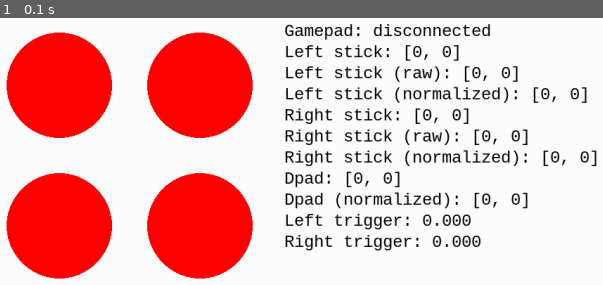
Above: before the commit, frame 1.
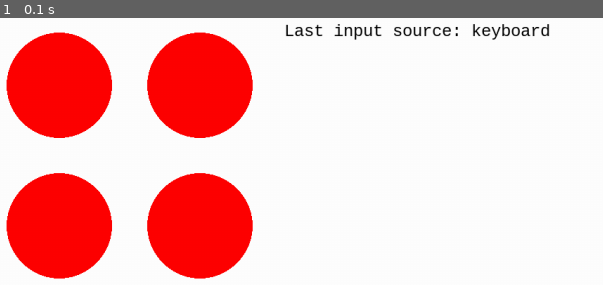
Above: after the commit, the same moment.

Repository: JustASideQuestNPC/pygame-platformer
Game: pygame game, started from main.py
The game is run twice, just before and just after one commit, with the same random seed, the same clock (stepped at 60 frames per second) and the same inputs.
Inputs:
- Up to frame 1 (0.1 s): no input

The runs differ from the first frame. In frame 1, 7.4% of the frame differs, in the area x 47-100%, y 2-88%.

Commit message:
input manager includes a gamepad

Diff:
--- a/main.py
+++ b/main.py
@@ -20,24 +20,27 @@
 input.add_action(
     name='hold',
     keys=['a', 'spacebar', 'left mouse'],
+    buttons=['a', 'left trigger']
 )
 input.add_action(
     name='hold chord',
-    keys=['b', 'enter', 'right mouse'],
+    keys=['b', 'right mouse'],
+    buttons=['b', 'left trigger full pull'],
     chord=True
 )
 input.add_action(
     name='press',
     keys=['c', 'left click'],
+    buttons=['x', 'left stick click'],
     mode='press'
 )
 input.add_action(
     name='press chord',
     keys=['shift', 'middle mouse'],
+    buttons=['y', 'right bumper'],
     mode='press',
     chord=True
 )
-gamepad = Gamepad()
 
 # misc. variables
 dt: float = 0
@@ -73,33 +76,8 @@
     c = '#00ff00' if input.active('press chord') else '#ff0000'
     pygame.draw.circle(screen, c, (300, 300), 75)
 
-    left_stick = gamepad.stick_pos(GpThumbstick.LEFT)
-    left_stick_raw = gamepad.stick_pos(GpThumbstick.LEFT, True)
-    left_stick_norm = gamepad.stick_vector(GpThumbstick.LEFT)
-
-    right_stick = gamepad.stick_pos(GpThumbstick.RIGHT)
-    right_stick_raw = gamepad.stick_pos(GpThumbstick.RIGHT, True)
-    right_stick_norm = gamepad.stick_vector(GpThumbstick.RIGHT)
-
-    dpad = gamepad.stick_pos(GpThumbstick.DPAD)
-    dpad_norm = gamepad.stick_vector(GpThumbstick.DPAD)
-
-    left_trigger = gamepad.axis_value(GpAxis.LEFT_TRIGGER)
-
-    right_trigger = gamepad.axis_value(GpAxis.RIGHT_TRIGGER)
-
     text_lines: list[str] = [
-        f'Gamepad: {"connected" if gamepad.connected() else "disconnected"}',
-        f'Left stick: {left_stick}',
-        f'Left stick (raw): {left_stick_raw}',
-        f'Left stick (normalized): {left_stick_norm}',
-        f'Right stick: {right_stick}',
-        f'Right stick (raw): {right_stick_raw}',
-        f'Right stick (normalized): {right_stick_norm}',
-        f'Dpad: {dpad}',
-        f'Dpad (normalized): {dpad_norm}',
-        f'Left trigger: {left_trigger:.3f}',
-        f'Right trigger: {right_trigger:.3f}',
+        f'Last input source: {input.last_input_source()}'
     ]
 
     for [i, line] in enumerate(text_lines):
--- a/src/engine/gamepad.py
+++ b/src/engine/gamepad.py
@@ -166,7 +166,7 @@
         """ Returns whether the gamepad is connected. """
         return self._pg_joystick != None
 
-    def button_down(self, button: GpButton) -> bool:
+    def button_pressed(self, button: GpButton) -> bool:
         """
         Returns whether a button is currently pressed. If the gamepad is disconnected, this method
         always returns False.
@@ -272,3 +272,13 @@
         if v.x != 0 or v.y != 0:
             return v.normalize()
         return v
+
+    def pressed_buttons(self) -> list[GpButton]:
+        """
+        Returns a list of all buttons that are currently pressed. If the gamepad is disconnected,
+        this method always returns an empty list.
+        """
+        if self._pg_joystick == None:
+            return []
+
+        return [b for b in GpButton if self.button_pressed(b)]
--- a/src/engine/input.py
+++ b/src/engine/input.py
@@ -3,6 +3,8 @@
 from typing import TypedDict, Literal
 
 import pygame
+
+from src.engine.gamepad import Gamepad, GpButton, GpAxis
 
 class ActionData(TypedDict):
     name: str
@@ -35,15 +37,35 @@
     'mouse 2': 2
 }
 
+_GAMEPAD_BUTTONS = {
+    'a': GpButton.A,
+    'b': GpButton.B,
+    'x': GpButton.X,
+    'y': GpButton.Y,
+    'left bumper': GpButton.LEFT_BUMPER,
+    'right bumper': GpButton.RIGHT_BUMPER,
+    'back': GpButton.BACK,
+    'start': GpButton.START,
+    'left stick click': GpButton.LEFT_STICK_CLICK,
+    'right stick click': GpButton.RIGHT_STICK_CLICK,
+    'guide': GpButton.GUIDE,
+    'left trigger': GpButton.LEFT_TRIGGER,
+    'right trigger': GpButton.RIGHT_TRIGGER,
+    'left trigger full pull': GpButton.LEFT_TRIGGER_FULL_PULL,
+    'right trigger full pull': GpButton.RIGHT_TRIGGER_FULL_PULL
+}
+
 _actions: dict[str, '_Action'] = {}
-
 _buffer_duration: float = 0
+_gamepad = Gamepad()
+_last_input_source: Literal['gamepad', 'keyboard'] = 'keyboard'
 
 class _Action:
     """ Represents a single input action with any number of keyboard keys bound to it. """
 
     __key_codes: list[int]
     __mouse_codes: list[int]
+    __gamepad_codes: list[GpButton]
 
     key_strings: list[str]
     name: str
@@ -55,7 +77,8 @@
     was_active: bool = False
     buffer_remaining: float = 0
 
-    def __init__(self, name: str, keys: list[str], mode: Literal['press', 'hold'], chord: bool):
+    def __init__(self, name: str, keys: list[str], buttons: list[str],
+                 mode: Literal['press', 'hold'], chord: bool):
         self.name = name
         self.key_strings = keys
         self.mode = mode
@@ -64,21 +87,31 @@
         # set key codes - this requires some extra logic because of key aliases
         self.__key_codes = []
         self.__mouse_codes = []
-        for key_name in keys:
-            key_name = key_name.lower()
+        for key in keys:
+            key = key.lower()
 
             # mouse buttons are passed as part of the key list but need to be tracked seperately
-            if key_name in _MOUSE_BUTTONS:
-                self.__mouse_codes.append(_MOUSE_BUTTONS[key_name])
-            else:
-                if key_name in _KEY_ALIASES:
-                    key_name = _KEY_ALIASES[key_name]
+            if key in _MOUSE_BUTTONS:
+                self.__mouse_codes.append(_MOUSE_BUTTONS[key])
+            else:
+                if key in _KEY_ALIASES:
+                    key = _KEY_ALIASES[key]
                 try:
-                    self.__key_codes.append(pygame.key.key_code(key_name))
+                    self.__key_codes.append(pygame.key.key_code(key))
                 except ValueError as e:
                     # re-throw with a better error message
                     if e.args[0] == 'unknown key name':
-                        raise ValueError(f'Invalid key "{key_name}" bound to action "{name}".')
+                        raise ValueError(f'Invalid key "{key}" bound to action "{name}".')
+
+        # set gamepad codes
+        self.__gamepad_codes = []
+        for button in buttons:
+            button = button.lower()
+
+            if button in _GAMEPAD_BUTTONS:
+                self.__gamepad_codes.append(_GAMEPAD_BUTTONS[button])
+            else:
+                raise ValueError(f'Invalid gamepad button "{button}" bound to action "{name}".')
 
     def update(self, key_states: pygame.key.ScancodeWrapper, mouse_states: tuple[bool, bool, bool],
                dt: float):
@@ -86,11 +119,17 @@
 
         keys_pressed: bool = None
         if self.chord:
-            keys_pressed = (all(key_states[k] for k in self.__key_codes)
-                            and all(mouse_states[m] for m in self.__mouse_codes))
+            if _last_input_source == 'gamepad':
+                keys_pressed = all(_gamepad.button_pressed(b) for b in self.__gamepad_codes)
+            else:
+                keys_pressed = (all(key_states[k] for k in self.__key_codes)
+                                and all(mouse_states[m] for m in self.__mouse_codes))
         else:
-            keys_pressed = (any(key_states[k] for k in self.__key_codes)
-                            or any(mouse_states[m] for m in self.__mouse_codes))
+            if _last_input_source == 'gamepad':
+                keys_pressed = any(_gamepad.button_pressed(b) for b in self.__gamepad_codes)
+            else:
+                keys_pressed = (any(key_states[k] for k in self.__key_codes)
+                                or any(mouse_states[m] for m in self.__mouse_codes))
 
         if self.mode == 'hold':
             self.active = keys_pressed
@@ -115,10 +154,13 @@
 
 def set_buffer_duration(duration: float):
     """ Sets how long press-type actions can be buffered for, in seconds. """
+    # i generally don't like using globals, but the other option would be putting everything in a
+    # class and that feels overkill for this
+    global _buffer_duration
     _buffer_duration = duration
 
-def add_action(*, name: str, keys: list[str]=None, mode: Literal['press', 'hold']='hold',
-               chord: bool=False):
+def add_action(*, name: str, keys: list[str]=None, buttons: list[str]=None,
+               mode: Literal['press', 'hold']='hold', chord: bool=False):
     """"
     Adds an action to the manager.
 
@@ -126,8 +168,12 @@
         name (str):
             The name of the action (case-sensitive). If an action with the same name already exists,
             a `ValueError` is thrown.
-        keys (list[str]):
-            All keyboard keys or mouse buttons bound to the action.
+        keys (list[str], optional):
+            All keyboard keys or mouse buttons bound to the action. If an action has no keys and no
+            gamepad buttons bound to it, a `ValueError` is thrown.
+        buttons (list[str], optional):
+            All gamepad buttons bound to the action. If an action has no keys and no gamepad buttons
+            bound to it, a `ValueError` is thrown.
         mode ('press' or 'hold', default='hold'):
             Determines when the action is active. A hold action is active whenever its keys are
             pressed. A press action is active for one frame whenever its keys are pressed, then
@@ -138,13 +184,17 @@
     """
 
     # required because of early binding
-    if keys == None:
-        keys = []
+    if keys == None: keys = []
+    if buttons == None: buttons = []
+
+    if len(keys) == 0 and len(buttons) == 0:
+        raise ValueError(f'The action "{name}" has no keyboard keys, mouse buttons, or gamepad '
+                         'buttons bound to it.')
 
     if name in _actions:
         raise ValueError(f'The action "{name}" already exists.')
 
-    _actions[name] = _Action(name, keys, mode, chord)
+    _actions[name] = _Action(name, keys, buttons, mode, chord)
 
 def update(dt: float):
     """
@@ -154,8 +204,24 @@
         dt (float):
             The time between the last two frames, in seconds.
     """
+
+    # update input source
     key_states = pygame.key.get_pressed()
     mouse_states = pygame.mouse.get_pressed(3)
+
+    # i generally don't like using globals, but the other option would be putting everything in a
+    # class and that feels overkill for this
+    global _last_input_source
+    if not _gamepad.connected():
+        _last_input_source = 'keyboard'
+    # source priority: gamepad buttons, gamepad axes, keyboard keys and mouse buttons
+    elif len(_gamepad.pressed_buttons()) > 0:
+        _last_input_source = 'gamepad'
+    elif any(_gamepad.axis_value(a) != 0 for a in GpAxis):
+        _last_input_source = 'gamepad'
+    elif any(k for k in key_states) or any(m for m in mouse_states):
+        _last_input_source = 'keyboard'
+
     for action in _actions.values():
         action.update(key_states, mouse_states, dt)
 
@@ -207,3 +273,14 @@
 def action_names() -> list[str]:
     """ Returns a list with the names of every action. """
     return [k for k in _actions.keys()]
+
+def get_gamepad() -> Gamepad:
+    """ Returns a reference to the gamepad. """
+    return _gamepad
+
+def last_input_source() -> Literal['gamepad', 'keyboard']:
+    """
+    Returns where the last input came from, either 'gamepad' or 'keyboard'. Mouse movement is not
+    considered, but mouse buttons are treated as keyboard input.
+    """
+    return _last_input_source
